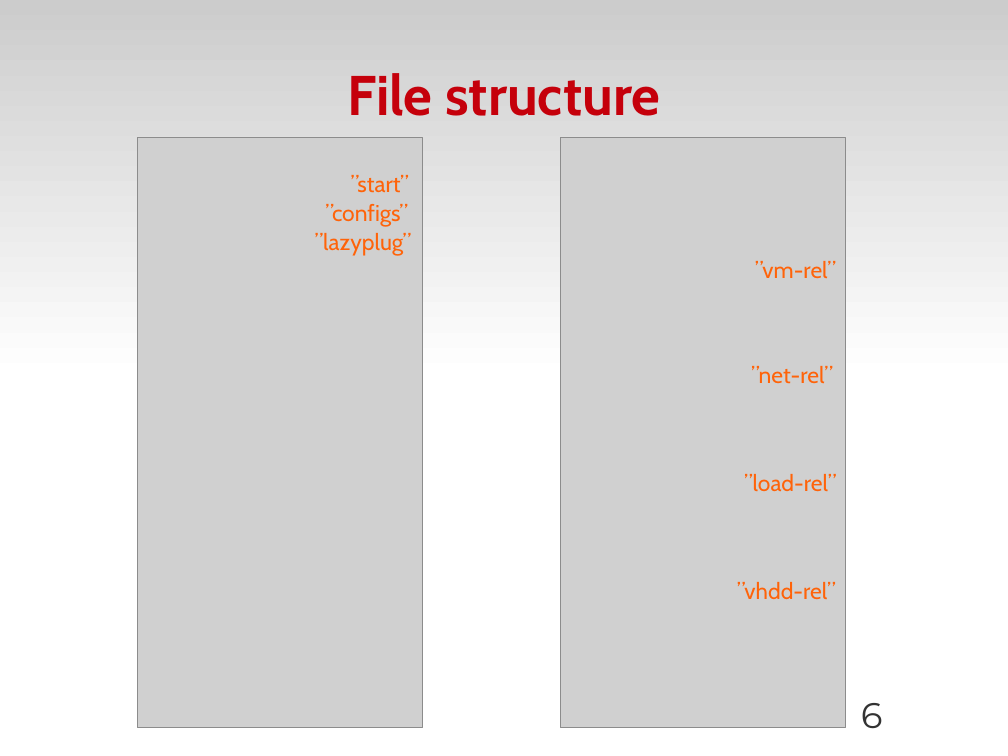
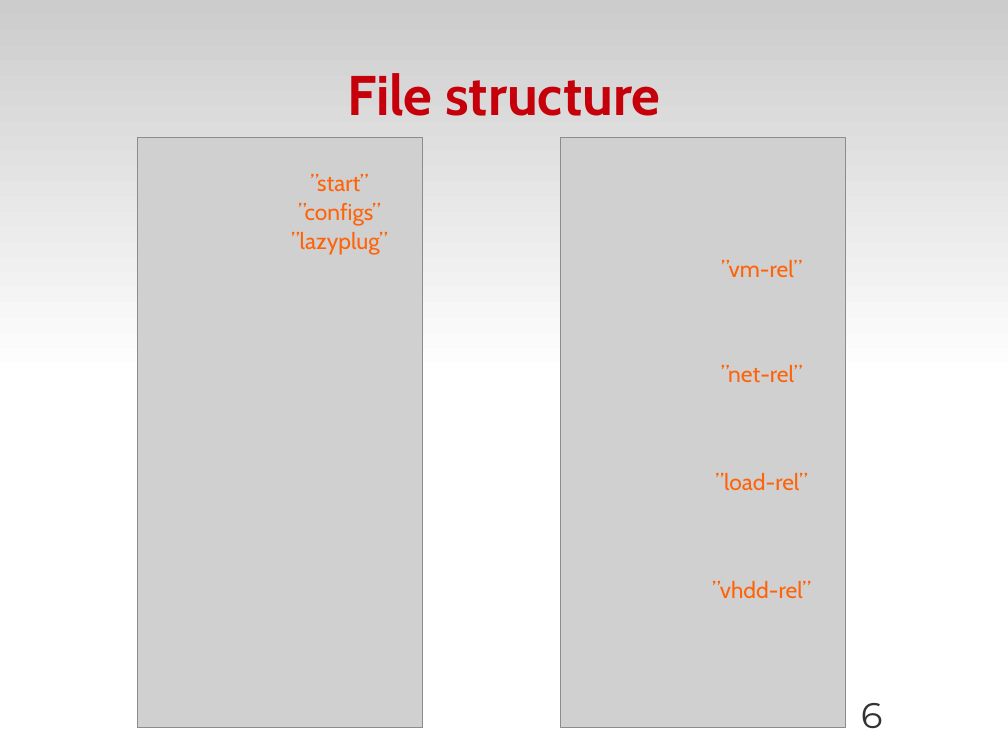
Before and after one commit to zyluo/talk-COSUG-2012, a slide deck: slide 6 of COSUG-2012.odp. Drawn at 1008x756 pixels with LibreOffice and Linux fonts; fonts in the diff are those of the drawing; grey boxes stand for pictures; background and template pictures are left out. Boxes give left, top, right and bottom in pixels: in the first picture for what was removed or moved away, otherwise in the second. Text is boxed around its words. In the diff, an @@ line names an element or a change of style, - is before the commit and + after.

```diff
--- a/COSUG-2012.odp
+++ b/COSUG-2012.odp
@@ vertical alignment top to middle in 7 elements at (x1=291, y1=232, x2=388, y2=255), (x1=712, y1=581, x2=811, y2=599), (x1=715, y1=473, x2=807, y2=491), (x1=298, y1=203, x2=381, y2=226), (x1=721, y1=365, x2=803, y2=383), (x1=721, y1=260, x2=802, y2=278), (x1=310, y1=174, x2=368, y2=192) @@
@@ text "”start”" moved from (x1=351, y1=175, x2=409, y2=193) to (x1=310, y1=174, x2=368, y2=192) @@
@@ text "”configs”" moved from (x1=325, y1=204, x2=408, y2=227) to (x1=298, y1=203, x2=381, y2=226) @@
@@ text "”lazyplug”" moved from (x1=315, y1=233, x2=412, y2=256) to (x1=291, y1=232, x2=388, y2=255) @@
@@ text "”vm-rel”" moved from (x1=755, y1=261, x2=836, y2=279) to (x1=721, y1=260, x2=802, y2=278) @@
@@ text "”net-rel”" moved from (x1=751, y1=366, x2=833, y2=384) to (x1=721, y1=365, x2=803, y2=383) @@
@@ text "”load-rel”" moved from (x1=744, y1=474, x2=836, y2=492) to (x1=715, y1=473, x2=807, y2=491) @@
@@ text "”vhdd-rel”" moved from (x1=737, y1=582, x2=836, y2=599) to (x1=712, y1=581, x2=811, y2=599) @@
```
Also in this commit, not shown: 9 other slides changed, 1 other file.
